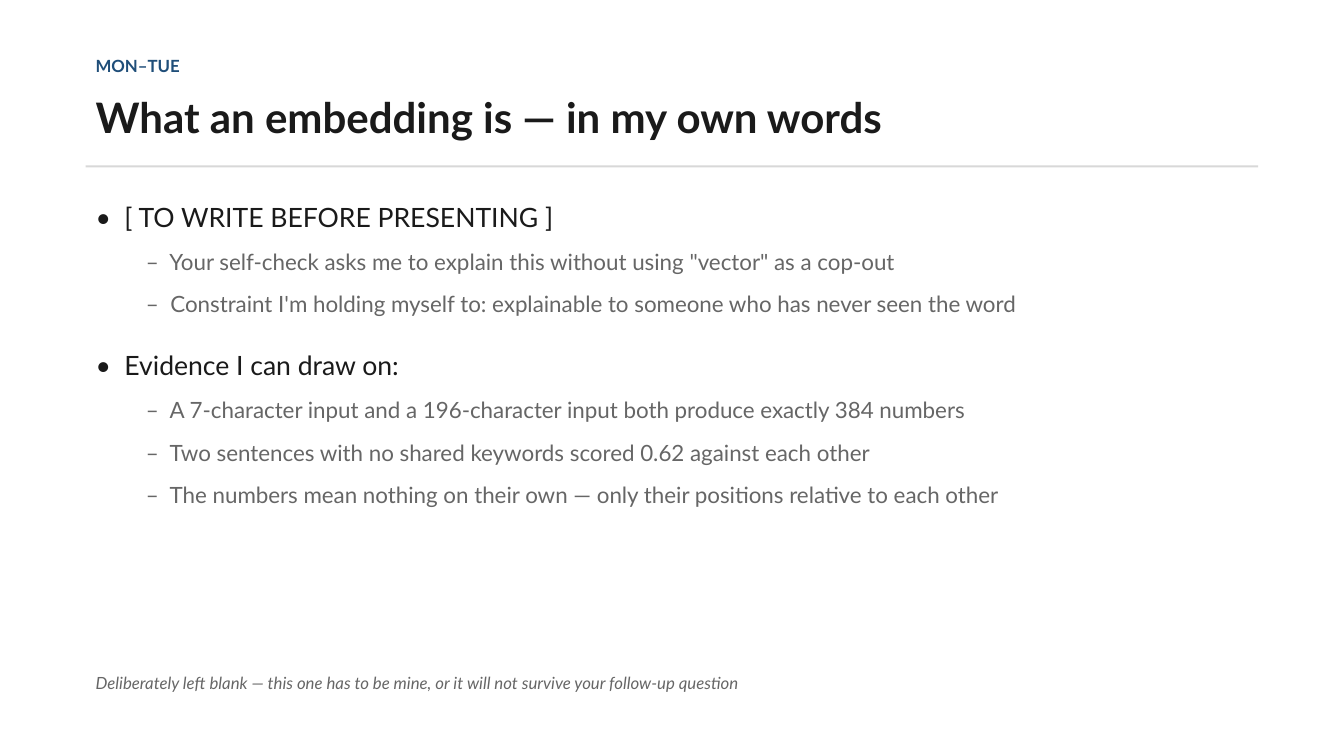
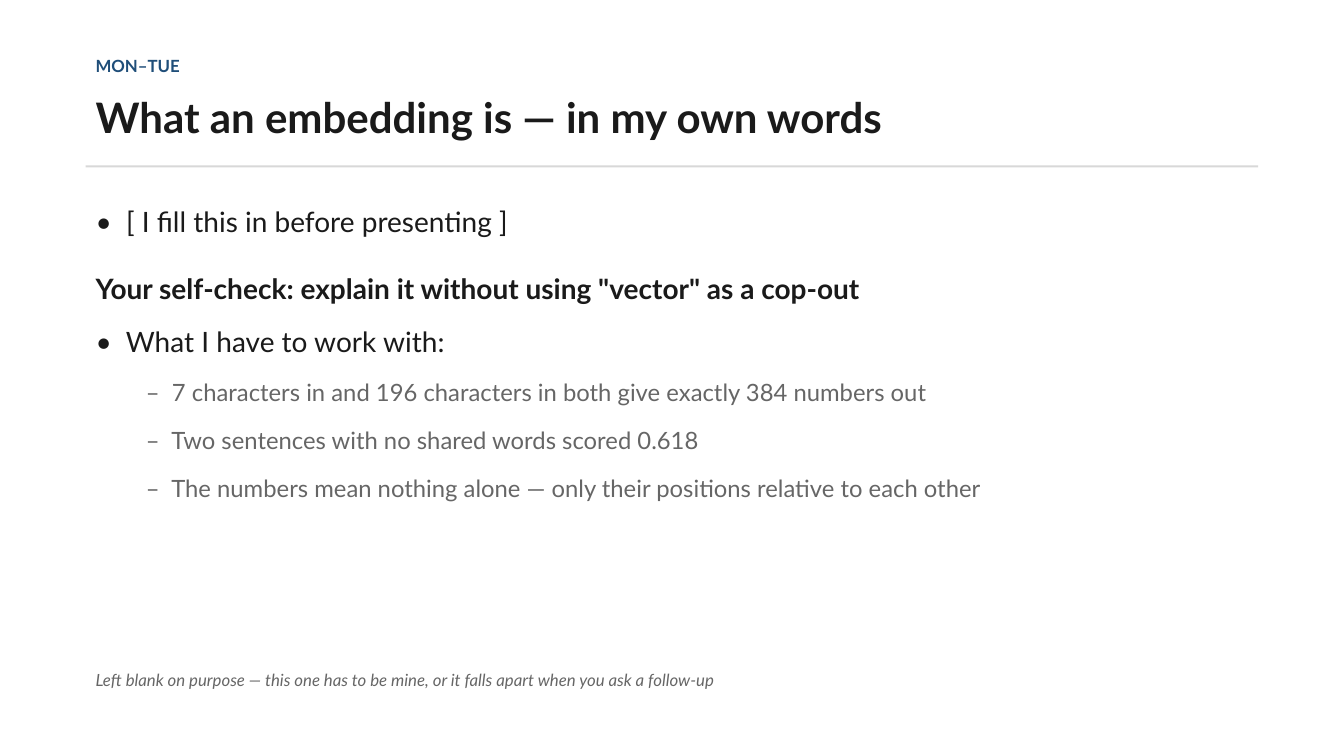
Before and after one commit to Iddrisusalima/ask-my-docs, a slide deck: slide 5 of presentation/week1-review.pptx (slide 7 before the commit). Drawn at 1344x756 pixels with LibreOffice and Linux fonts; fonts in the diff are those of the drawing. Boxes give left, top, right and bottom in pixels: in the first picture for what was removed or moved away, otherwise in the second. Text is boxed around its words. In the diff, an @@ line names an element or a change of style, - is before the commit and + after.

Commit message:
docs(presentation): Cut deck to 10 slides and simplify wording

```diff
--- a/presentation/week1-review.pptx
+++ b/presentation/week1-review.pptx
@@ text at bbox=[96, 211, 980, 502]: text changed; size 16 to 17 pt @@
-• [ TO WRITE BEFORE PRESENTING ]
-  – Your self-check asks me to explain this without using "vector" as a cop-out
-  – Constraint I'm holding myself to: explainable to someone who has never seen the word
-• Evidence I can draw on:
-  – A 7-character input and a 196-character input both produce exactly 384 numbers
-  – Two sentences with no shared keywords scored 0.62 against each other
-  – The numbers mean nothing on their own — only their positions relative to each other
+• [ I fill this in before presenting ]
+Your self-check: explain it without using "vector" as a cop-out
+• What I have to work with:
+  – 7 characters in and 196 characters in both give exactly 384 numbers out
+  – Two sentences with no shared words scored 0.618
+  – The numbers mean nothing alone — only their positions relative to each other
@@ text at bbox=[96, 673, 714, 689]: text changed @@
-Deliberately left blank — this one has to be mine, or it will not survive your follow-up question
+Left blank on purpose — this one has to be mine, or it falls apart when you ask a follow-up
```
Also in this commit, not shown: 4 other slides changed, 5 slides added, 13 slides removed, 1 other file.
